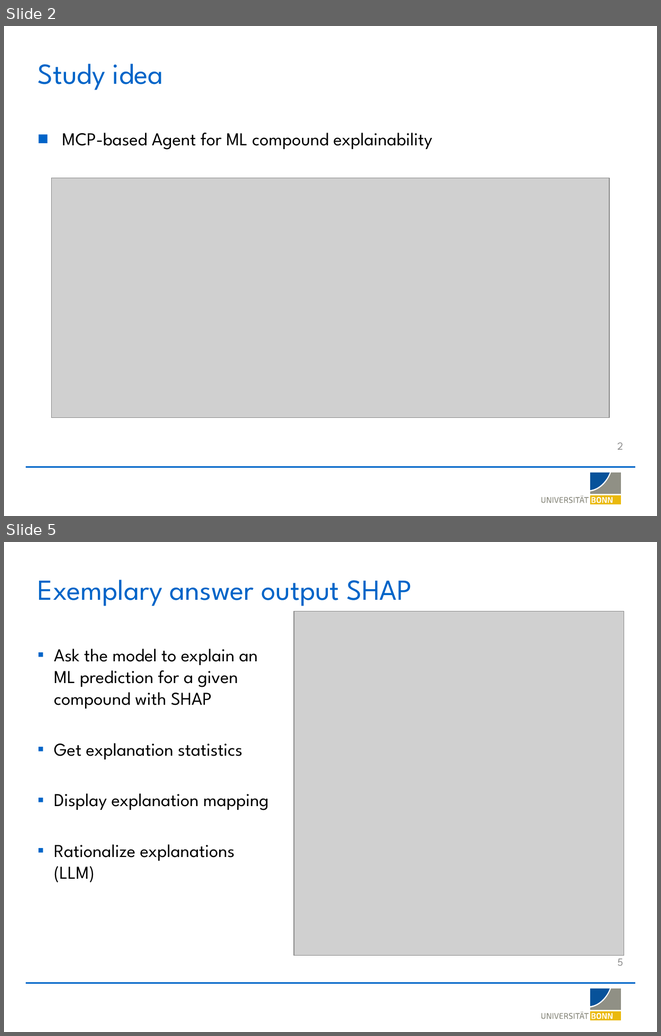
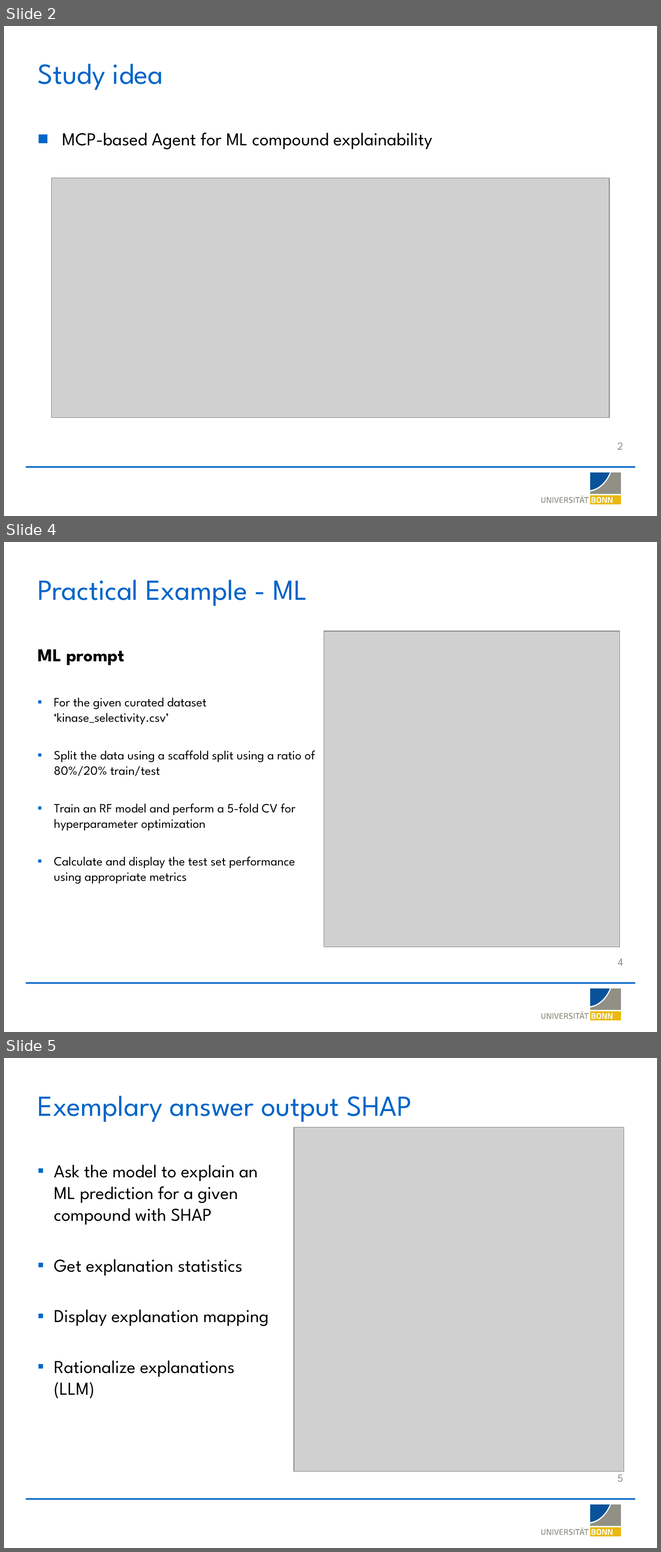
Before and after one commit to LSI-Uni-Bonn/ChemicHAL, a slide deck: slides/AI_Agent_Explainability.pptx. Shown one above the other, each under a label of ours: slides 2 and 5 before the commit, slides 2, 4 and 5 after it; the slides between them are not shown. The pictures are 661x1036 and 661x1552 pixels, drawn with LibreOffice and Linux fonts; fonts in the diff are those of the drawing; grey boxes stand for pictures; background and template pictures are left out. Boxes give left, top, right and bottom in pixels: in the first picture for what was removed or moved away, otherwise in the second. Text is boxed around its words. In the diff, an @@ line names an element or a change of style, - is before the commit and + after.

```diff
--- a/slides/AI_Agent_Explainability.pptx
+++ b/slides/AI_Agent_Explainability.pptx
@@ slide 4 added at [4, 542, 657, 1032], background #FFFFFF; not listed: 20 template elements that a slide beside it also shows @@
@@ title added at [37, 580, 307, 606], 32 pt, text #0064C8 @@
+Practical Example - ML
@@ picture added at [324, 631, 620, 946] @@
@@ text added at [37, 649, 315, 884], 14 pt, text #000000 @@
+ML prompt
+▪ For the given curated dataset ‘kinase_selectivity.csv’
+▪ Split the data using a scaffold split using a ratio of 80%/20% train/test
+▪ Train an RF model and perform a 5-fold CV for hyperparameter optimization
+▪ Calculate and display the test set performance using appropriate metrics
@@ page number added at [618, 958, 623, 965], 12 pt, text #8B8B8B @@
+4
```
Also in this commit, not shown: 2 slides changed, 1 other slide added, 2 other files.
